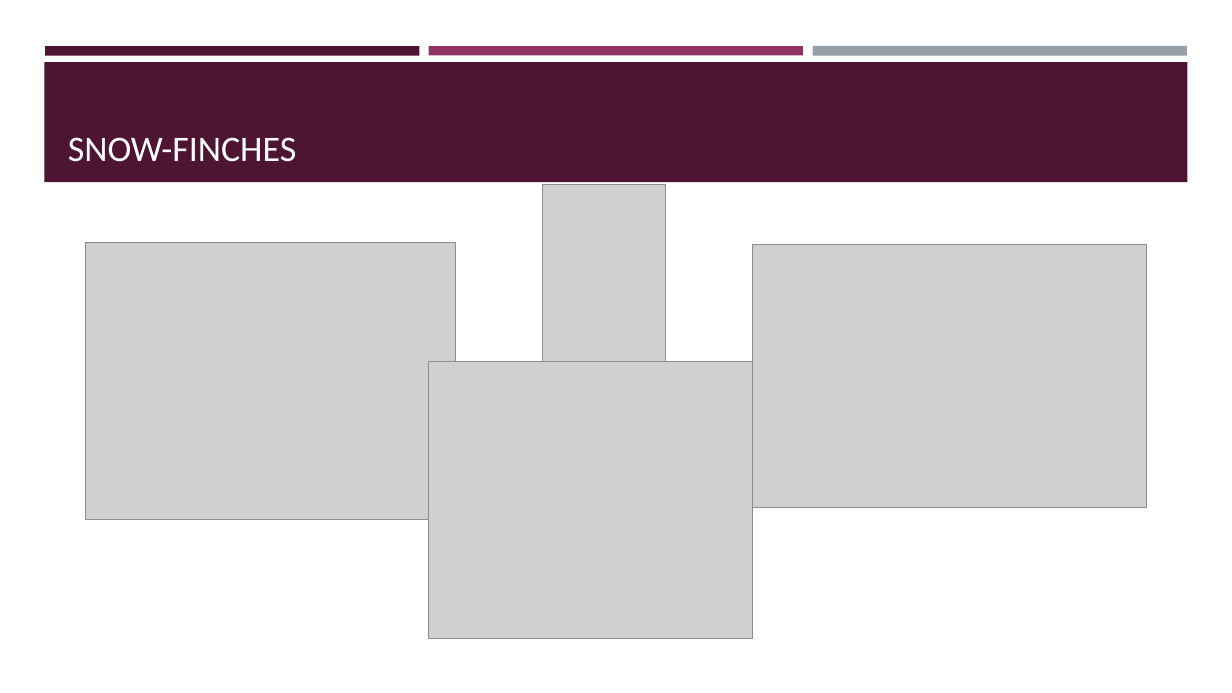
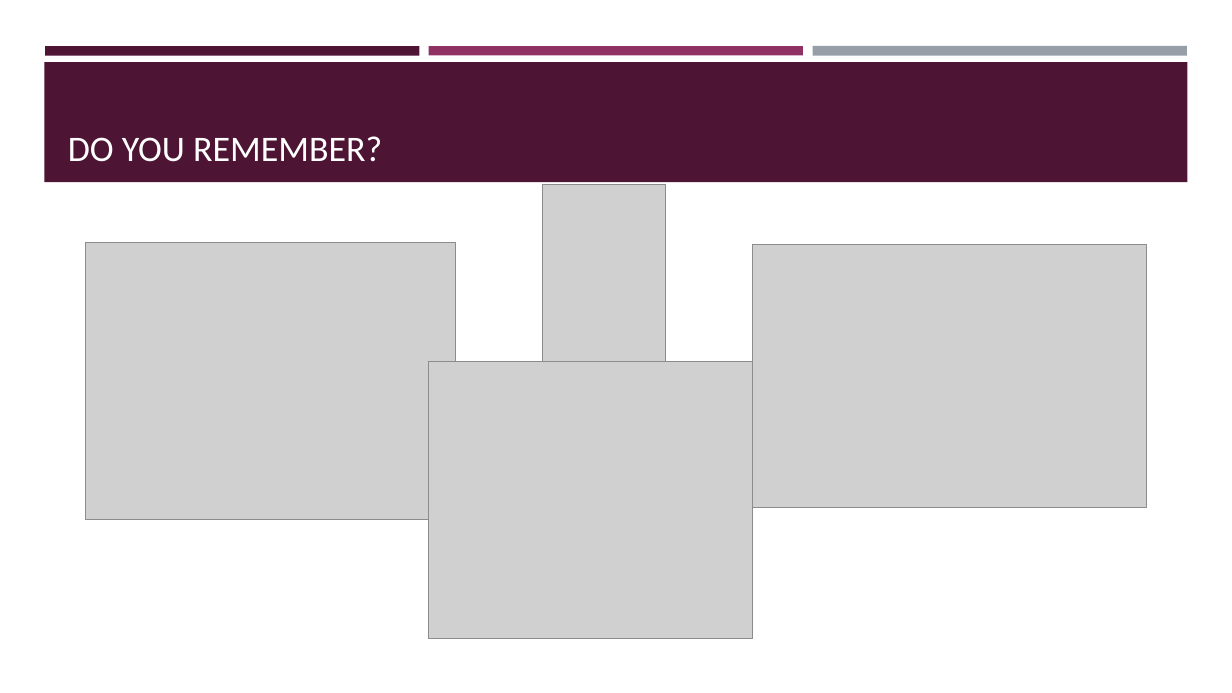
Before and after one commit to AlderCoder/Snow-finches, a slide deck: slide 2 of initial presentation.pptx. Drawn at 1232x693 pixels with LibreOffice and Linux fonts; fonts in the diff are those of the drawing; grey boxes stand for pictures. Boxes give left, top, right and bottom in pixels: in the first picture for what was removed or moved away, otherwise in the second. Text is boxed around its words. In the diff, an @@ line names an element or a change of style, - is before the commit and + after.

```diff
--- a/initial presentation.pptx
+++ b/initial presentation.pptx
@@ title at (68,136,382,162): text changed @@
-SNOW-FINCHES
+DO YOU REMEMBER?
```
Also in this commit, not shown: 5 other files.
